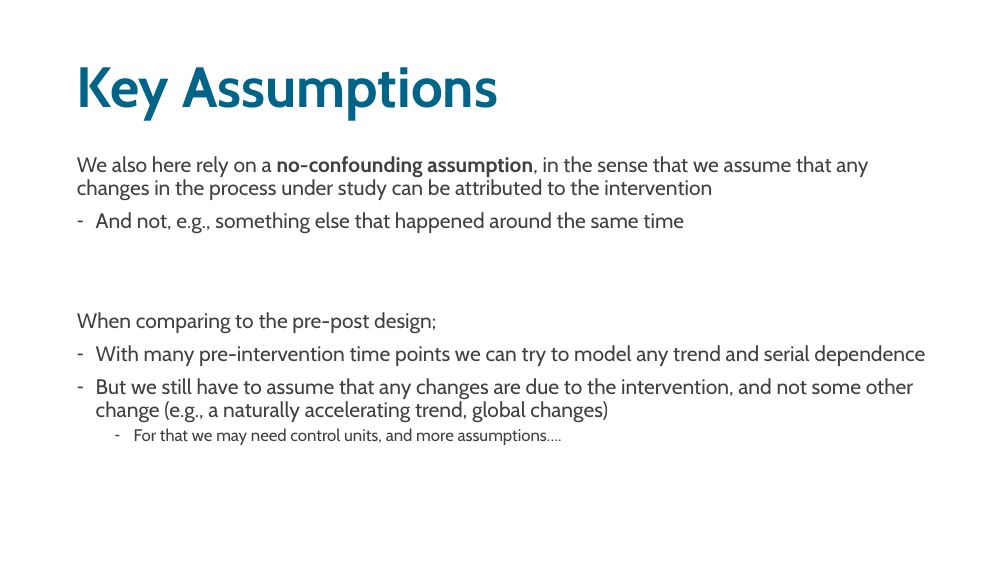
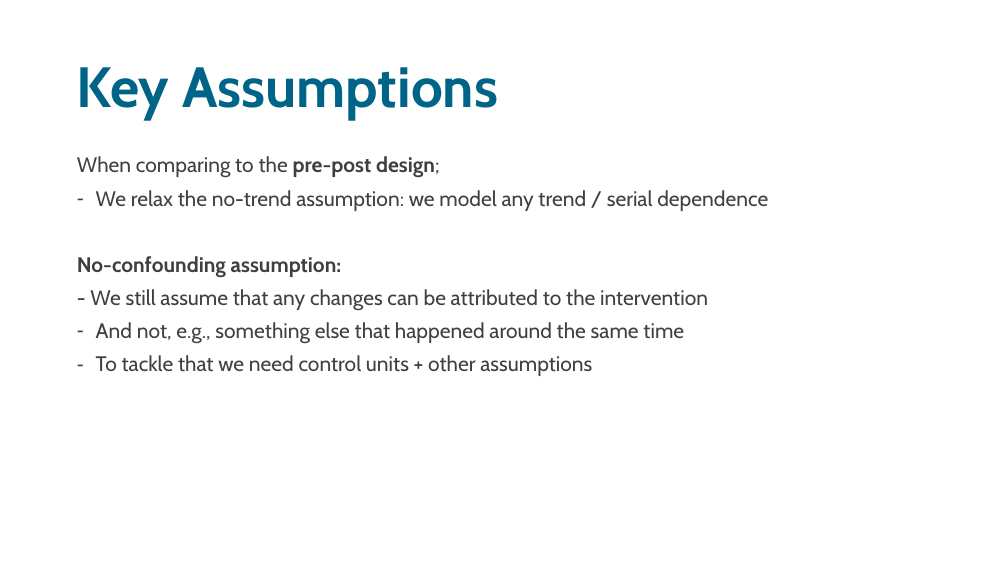
Before and after one commit to sodascience/workshop_causal_impact_assessment, a slide deck: slide 22 of lectures/02_interrupted_time_series/its.pptx. Drawn at 1008x567 pixels with LibreOffice and Linux fonts; fonts in the diff are those of the drawing. Boxes give left, top, right and bottom in pixels: in the first picture for what was removed or moved away, otherwise in the second. Text is boxed around its words. In the diff, an @@ line names an element or a change of style, - is before the commit and + after.

```diff
--- a/lectures/02_interrupted_time_series/its.pptx
+++ b/lectures/02_interrupted_time_series/its.pptx
@@ text at [77,156,768,310]: text changed @@
-We also here rely on a no-confounding assumption, in the sense that we assume that any changes in the process under study can be attributed to the intervention
+When comparing to the pre-post design;
+– We relax the no-trend assumption: we model any trend / serial dependence
+No-confounding assumption:
+- We still assume that any changes can be attributed to the intervention
@@ text at [96,355,592,376]: text changed @@
-When comparing to the pre-post design;
-– With many pre-intervention time points we can try to model any trend and serial dependence
-– But we still have to assume that any changes are due to the intervention, and not some other change (e.g., a naturally accelerating trend, global changes)
-  – For that we may need control units, and more assumptions….
+– To tackle that we need control units + other assumptions
```
Also in this commit, not shown: 4 other slides changed, 2 slides added, 2 slides removed, 3 other files.
